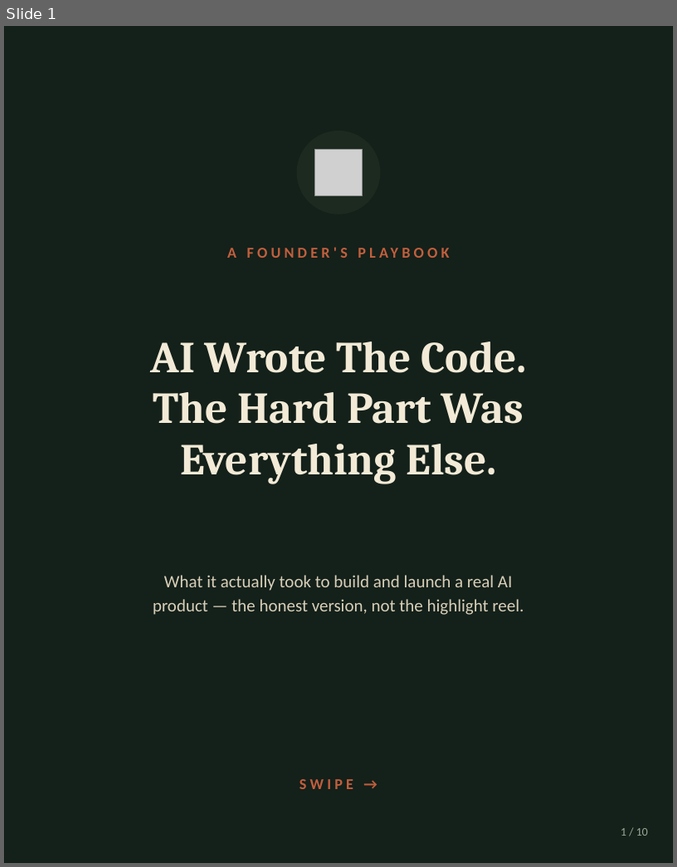
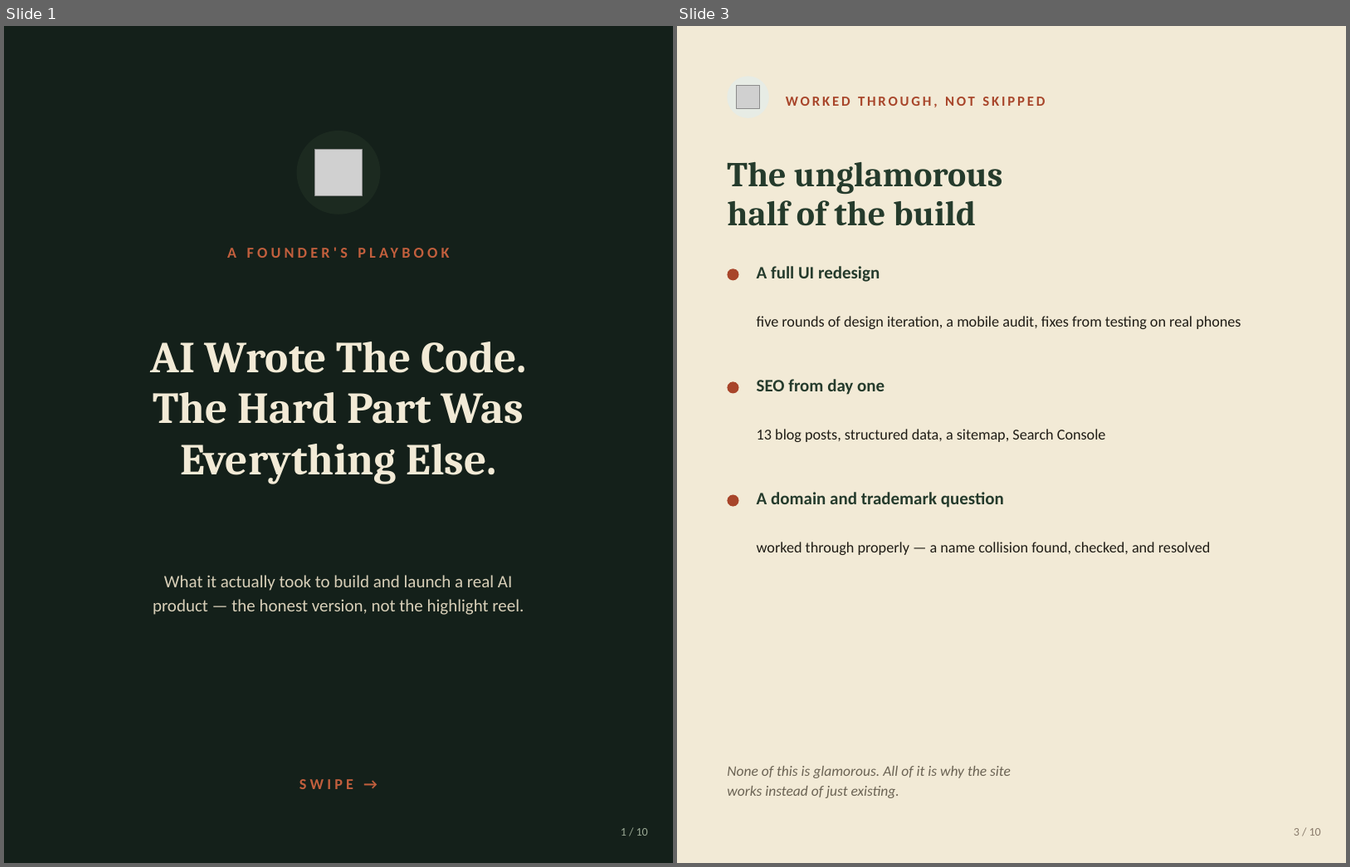
Before and after one commit to vedicastro-alt/AstroEducation, a slide deck: linkedin-carousel.pptx. Shown side by side, each under a label of ours: slide 1 before the commit, slides 1 and 3 after it; the slides between them are not shown. The pictures are 677x867 and 1350x867 pixels, drawn with LibreOffice and Linux fonts; fonts in the diff are those of the drawing; grey boxes stand for pictures. Boxes give left, top, right and bottom in pixels: in the first picture for what was removed or moved away, otherwise in the second. Text is boxed around its words. In the diff, an @@ line names an element or a change of style, - is before the commit and + after.

```diff
--- a/linkedin-carousel.pptx
+++ b/linkedin-carousel.pptx
@@ slide 3 added at bbox=[677, 26, 1346, 863], background #F2EAD6 @@
@@ ellipse added at bbox=[727, 76, 769, 118], fill #E7ECE5 @@
@@ picture added at bbox=[737, 86, 760, 109] @@
@@ text added at bbox=[786, 97, 1045, 107], 12 pt, text #A8452A, bold @@
+WORKED THROUGH, NOT SKIPPED
@@ text added at bbox=[727, 161, 1002, 226], 30 pt, text #253B2C, bold @@
+The unglamorous
+half of the build
@@ ellipse added at bbox=[727, 268, 739, 280], fill #A8452A @@
@@ text added at bbox=[757, 266, 880, 282], 15 pt, text #253B2C, bold @@
+A full UI redesign
@@ text added at bbox=[757, 316, 1241, 329], 13 pt, text #201D16 @@
+five rounds of design iteration, a mobile audit, fixes from testing on real phones
@@ ellipse added at bbox=[727, 381, 739, 393], fill #A8452A @@
@@ text added at bbox=[757, 379, 885, 395], 15 pt, text #253B2C, bold @@
+SEO from day one
@@ text added at bbox=[757, 429, 1106, 442], 13 pt, text #201D16 @@
+13 blog posts, structured data, a sitemap, Search Console
@@ ellipse added at bbox=[727, 494, 739, 506], fill #A8452A @@
@@ text added at bbox=[757, 492, 1004, 507], 15 pt, text #253B2C, bold @@
+A domain and trademark question
@@ text added at bbox=[757, 541, 1211, 555], 13 pt, text #201D16 @@
+worked through properly — a name collision found, checked, and resolved
@@ text added at bbox=[727, 766, 1011, 798], 12.5 pt, text #6B6354, italic @@
+None of this is glamorous. All of it is why the site
+works instead of just existing.
@@ text added at bbox=[1294, 828, 1321, 835], 10 pt, text #8A7C6C @@
+3 / 10
```
Also in this commit, not shown: 3 slides changed, 1 slide removed, 1 other file.
